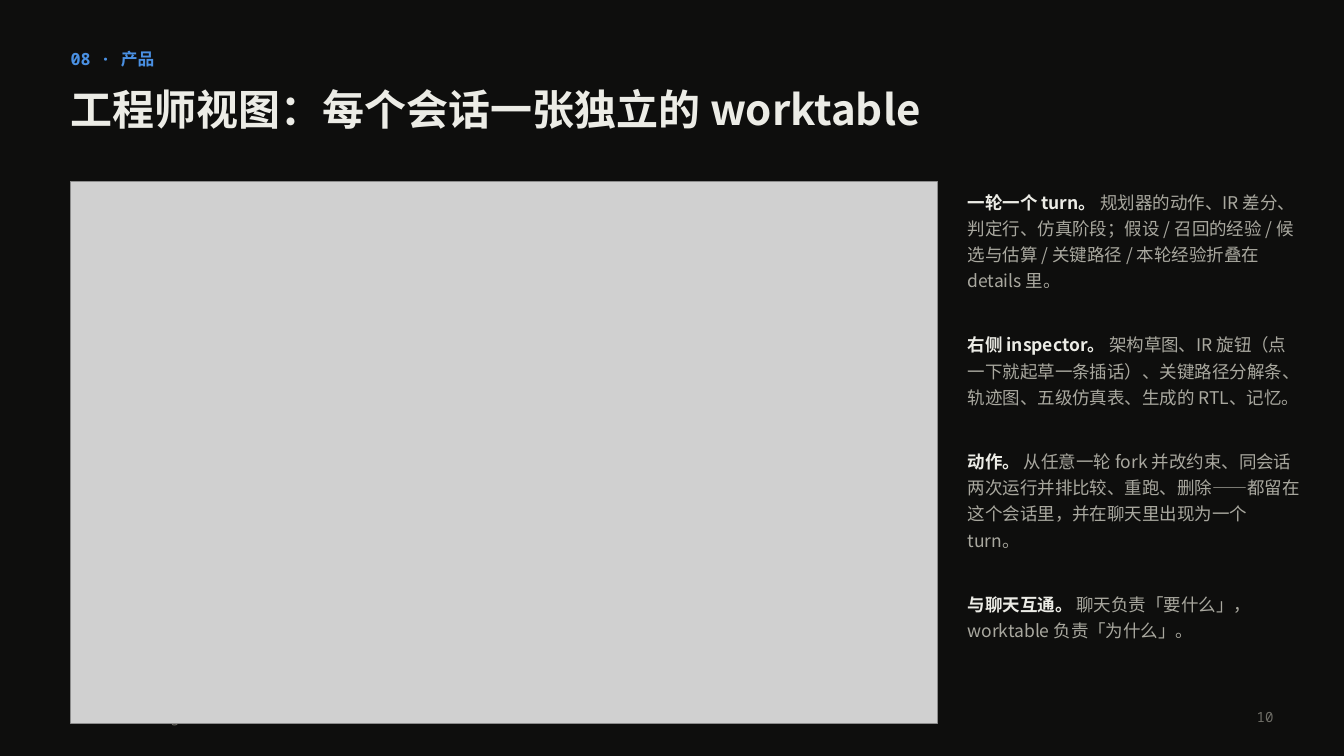
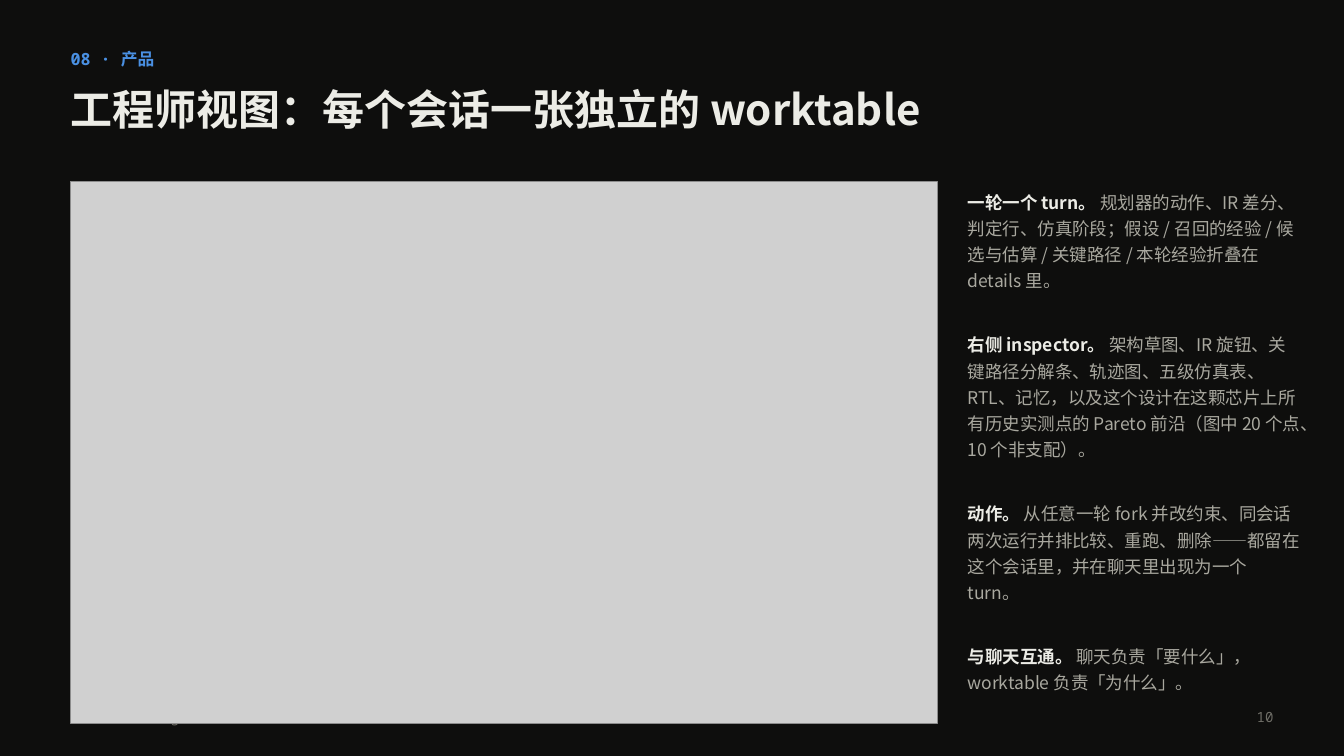
Before and after one commit to Last-emo-boy/SILVOLUTION, a slide deck: slide 10 of docs/silicon-agent-pitch.pptx. Drawn at 1344x756 pixels with LibreOffice and Linux fonts; fonts in the diff are those of the drawing; grey boxes stand for pictures. Boxes give left, top, right and bottom in pixels: in the first picture for what was removed or moved away, otherwise in the second. Text is boxed around its words. In the diff, an @@ line names an element or a change of style, - is before the commit and + after.

```diff
--- a/docs/silicon-agent-pitch.pptx
+++ b/docs/silicon-agent-pitch.pptx
@@ text at (968, 336, 1317, 458): text changed @@
-右侧 inspector。 架构草图、IR 旋钮（点一下就起草一条插话）、关键路径分解条、轨迹图、五级仿真表、生成的 RTL、记忆。
+右侧 inspector。 架构草图、IR 旋钮、关键路径分解条、轨迹图、五级仿真表、RTL、记忆，以及这个设计在这颗芯片上所有历史实测点的 Pareto 前沿（图中 20 个点、10 个非支配）。
```
Also in this commit, not shown: 5 other slides changed, 3 slides added, 7 other files.
